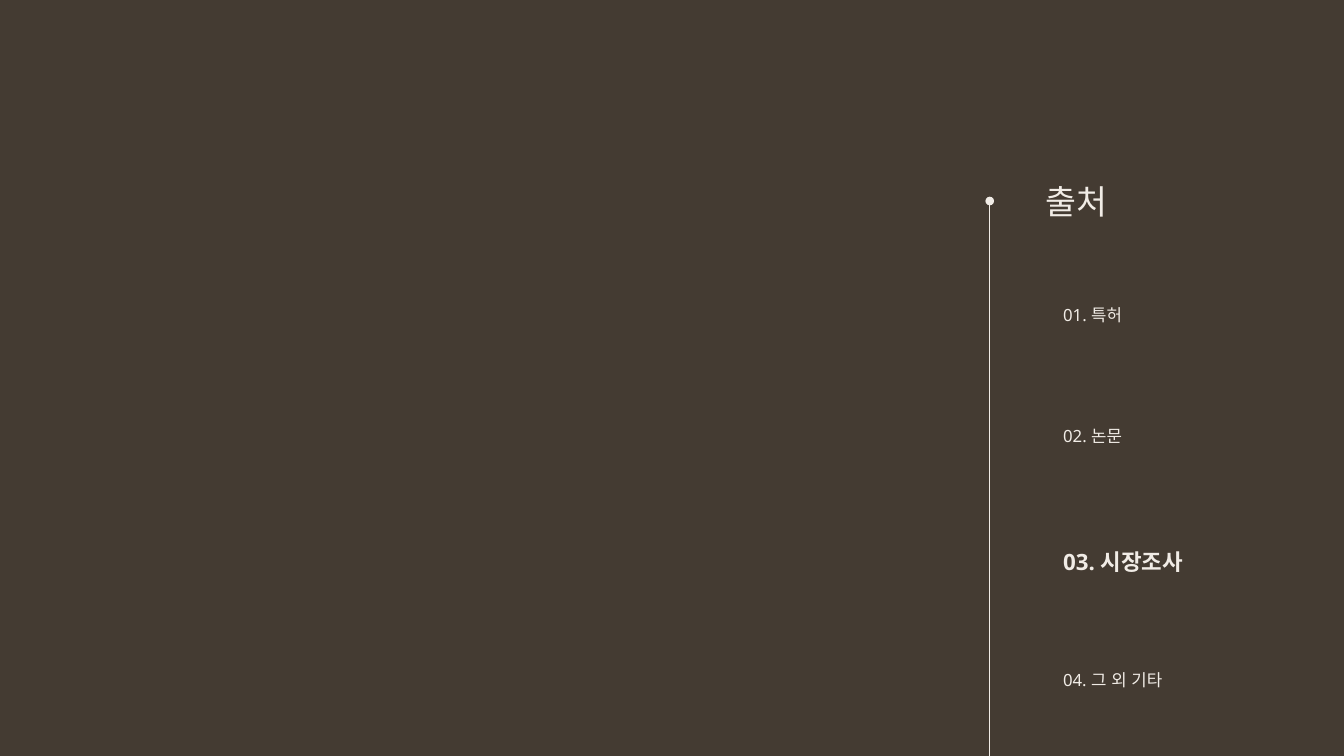
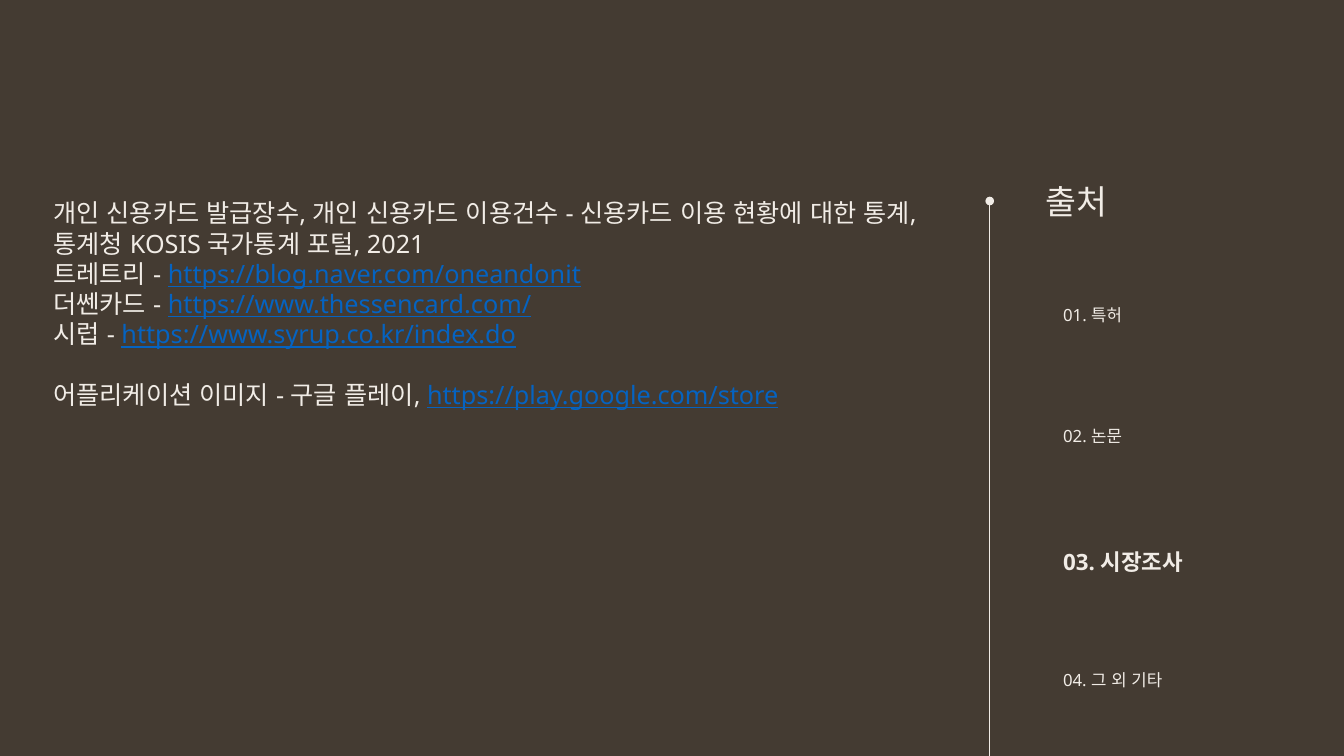
Before and after one commit to snr1229/Content_designing_Presentations, a slide deck: slide 33 of 사업계획서/Week8/EWon_중간고사대체 발표자료.pptx (slide 28 before the commit). Drawn at 1344x756 pixels with LibreOffice and Linux fonts; fonts in the diff are those of the drawing. Boxes give left, top, right and bottom in pixels: in the first picture for what was removed or moved away, otherwise in the second. Text is boxed around its words. In the diff, an @@ line names an element or a change of style, - is before the commit and + after.

```diff
--- a/사업계획서/Week8/EWon_중간고사대체 발표자료.pptx
+++ b/사업계획서/Week8/EWon_중간고사대체 발표자료.pptx
@@ text added at (53, 201, 917, 410), 18 pt, text #0563C1, underline @@
+개인 신용카드 발급장수, 개인 신용카드 이용건수 - 신용카드 이용 현황에 대한 통계, 통계청 KOSIS 국가통계 포털, 2021
+트레트리 - https://blog.naver.com/oneandonit
+더쎈카드 - https://www.thessencard.com/
+시럽 - https://www.syrup.co.kr/index.do
+어플리케이션 이미지 - 구글 플레이, https://play.google.com/store
```
Also in this commit, not shown: 15 other slides changed, 16 slides added, 20 slides removed.
